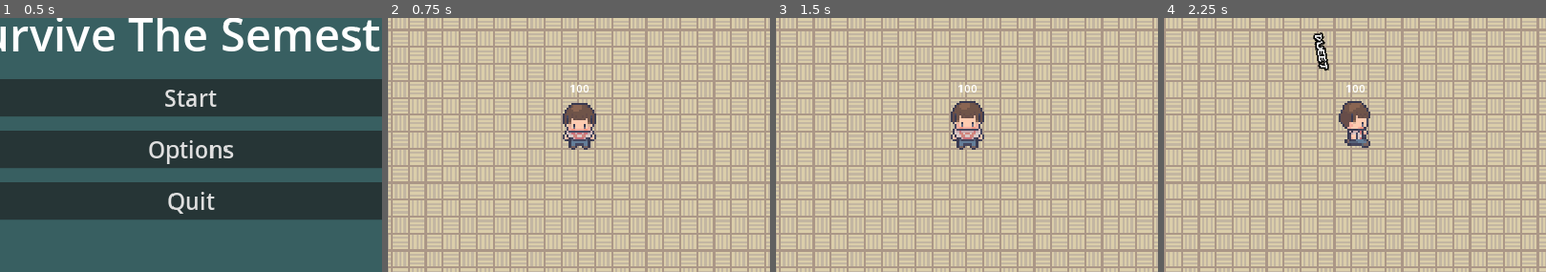
Above: before the commit, frames 1-4 (left to right).
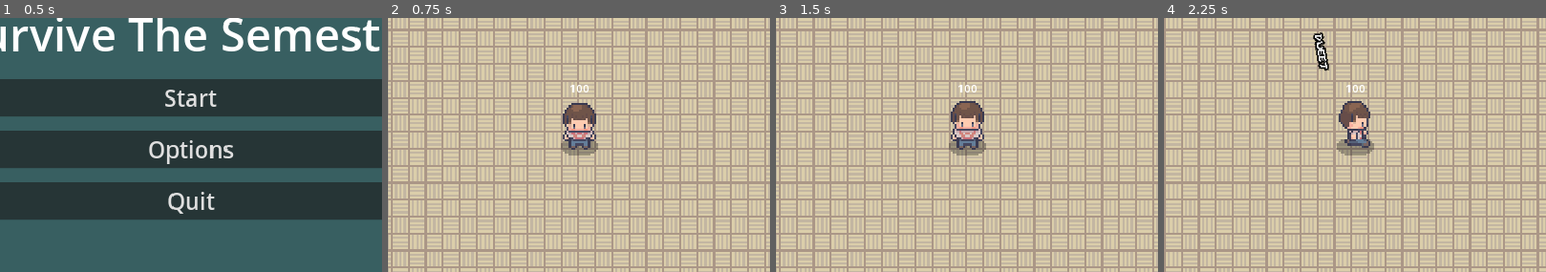
Above: after the commit, the same moments.

Repository: LimZiJia/SurviveTheSemester
Game: Godot game, scene res://scenes/ui/start_screen.tscn
The game is run twice, just before and just after one commit, with the same random seed, the same clock (stepped at 60 frames per second) and the same inputs.
Inputs (mouse positions are % of the whole screen's width and height, from its top left):
- Up to frame 1 (0.5 s): no input
- Up to frame 2 (0.75 s): click "Start" at 0.5 s
- Up to frame 3 (1.5 s): click (3, 25) at 1.25 s
- Up to frame 4 (2.25 s): tap Enter at 2 s; move the mouse to (72, 45) at 2.02 s; hold D (move_right) from 2.03 s (still down); tap Space (attack) at 2.1 s; click (72, 45) at 2.17 s
The pictures show only the part of the screen within x 25-75%, y 31-81%; the shares and areas given below are measured in that part.

Frame 1 is identical in both runs. In frame 2, 0.3% of the frame differs, in the area x 45-55%, y 48-55%; in frame 3, 0.3%; in frame 4, 0.4%, in the area x 45-55%, y 47-55%.

Commit message:
Added shadow sprite to the player

Diff:
--- a/scenes/game_object/player/player.tscn
+++ b/scenes/game_object/player/player.tscn
@@ -1,10 +1,11 @@
-[gd_scene load_steps=59 format=3 uid="uid://doivbebauk836"]
+[gd_scene load_steps=60 format=3 uid="uid://bgkg45mchl7ul"]
 
 [ext_resource type="Script" path="res://scenes/game_object/player/player.gd" id="1_7xkn6"]
 [ext_resource type="PackedScene" uid="uid://cibu2hpxo40hy" path="res://scenes/component/health_component.tscn" id="2_4xk1m"]
 [ext_resource type="PackedScene" uid="uid://bwqpi8jmxkdbd" path="res://scenes/component/velocity_component.tscn" id="2_i4ae5"]
 [ext_resource type="PackedScene" uid="uid://cs7ivlr47hqgi" path="res://scenes/component/hurtbox_component.tscn" id="3_4agu3"]
 [ext_resource type="PackedScene" uid="uid://bgwhgewn87l0s" path="res://scenes/weapons/word/word_weapon_controller.tscn" id="5_q2dig"]
+[ext_resource type="Texture2D" uid="uid://bvbtt3nr6i0qn" path="res://scenes/game_object/player/player_shadow.png" id="6_7up1x"]
 [ext_resource type="Texture2D" uid="uid://542gp1vs0t0" path="res://scenes/game_object/player/player.png" id="8_voa7p"]
 
 [sub_resource type="RectangleShape2D" id="RectangleShape2D_c14a4"]
@@ -575,11 +576,15 @@
 
 [node name="WordWeaponController" parent="WeaponManager" instance=ExtResource("5_q2dig")]
 
+[node name="ShadowSprite" type="Sprite2D" parent="."]
+position = Vector2(0, 43)
+texture = ExtResource("6_7up1x")
+
 [node name="Sprite2D" type="Sprite2D" parent="."]
 texture = ExtResource("8_voa7p")
 hframes = 56
 vframes = 20
-frame = 75
+frame = 79
 
 [node name="CollisionShape2D" type="CollisionShape2D" parent="."]
 position = Vector2(0, 33.5)
Binary file added: scenes/game_object/player/player_shadow.png
Not shown, added: scenes/game_object/player/player_shadow.png.import
